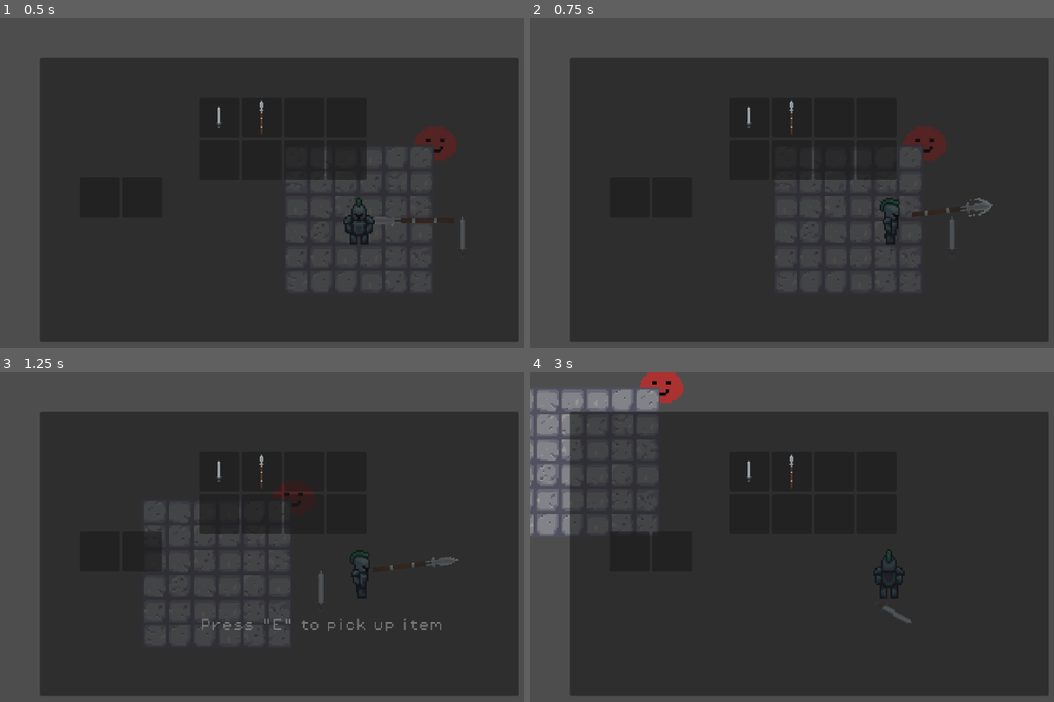
Above: before the commit, frames 1-4 (two rows, left to right).
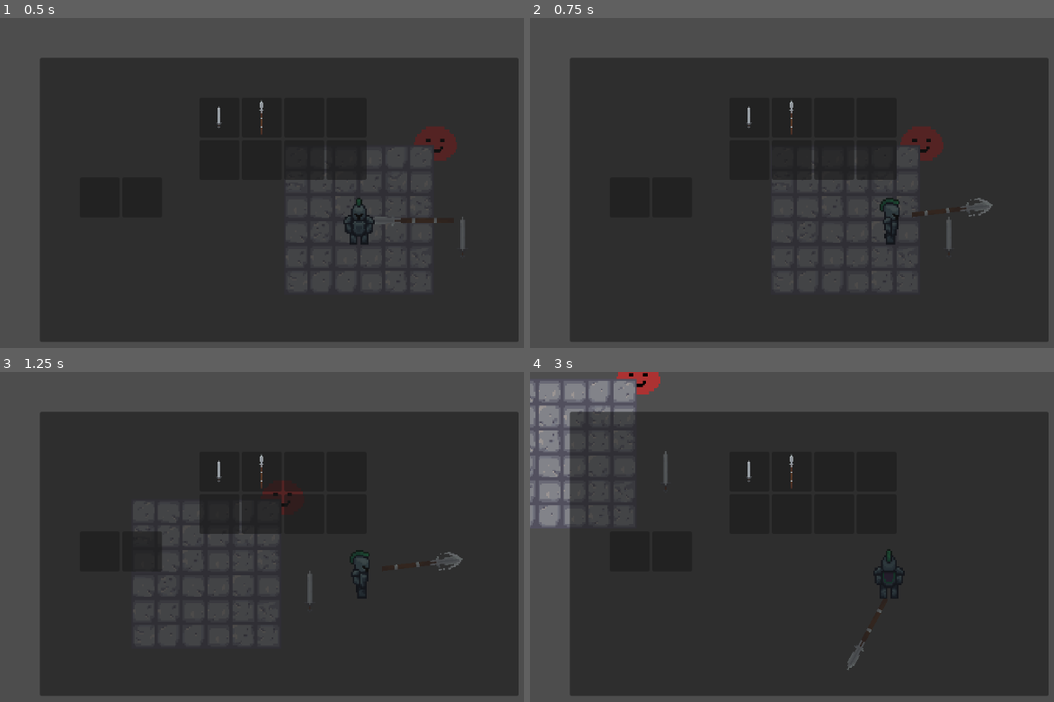
Above: after the commit, the same moments.

Repository: DyslexicWolf/HackNSlashing
Game: Godot game, scene res://Scenes/Game.tscn
The game is run twice, just before and just after one commit, with the same random seed, the same clock (stepped at 60 frames per second) and the same inputs.
Inputs (mouse positions are in pixels of both pictures, inside the frame that each line leads up to):
- Up to frame 1 (0.5 s): no input
- Up to frame 2 (0.75 s): tap Enter at 0.5 s; move the mouse to (1048, 199) at 0.52 s; press the mouse at (1048, 199) at 0.53 s; hold D (move_right) from 0.53 s (still down)
- Up to frame 3 (1.25 s): keep holding D (move_right); tap E (pickup) at 0.8 s
- Up to frame 4 (3 s): tap E (pickup) at 1.25, 1.35, 2.3, 2.85 s; move the mouse to (744, 593) at 1.27 s; release D (move_right) at 1.28 s; release the mouse at (744, 593) at 1.28 s; hold S (move_down) 1.28-2.03 s; click (744, 593) at 1.55 s; move the mouse to (959, 484) at 2.02 s; press the mouse at (959, 484) at 2.03 s; hold D (move_right) 2.03-2.78 s; move the mouse to (854, 655) at 2.77 s; release the mouse at (854, 655) at 2.78 s; hold W (move_up) from 2.78 s (still down)

Frame 1 is identical in both runs. In frame 2, 0.3% of the frame differs, in the area x 46-87%, y 32-81%; in frame 3, 0.9%; in frame 4, 3.9%, in the area x 0-73%, y 0-91%.

Commit message:
Added the stat system
Added the stat system, still at the early stages, no correct calculation are being done yet. Still needs to be discussed for balancing etc.

Diff:
--- a/hacknslashing/Resources/ResourceBlueprints/WeaponResource.gd
+++ b/hacknslashing/Resources/ResourceBlueprints/WeaponResource.gd
@@ -3,13 +3,15 @@
 
 @export var weapon_distance_x : int
 @export var weapon_distance_y : int
-@export var attack_cooldown : float
 @export var idle_animation : String
 @export var attack_animation : String
+@export var animation_texture : Texture2D
 @export var idle_animation_speed : float
 @export var attack_animation_speed : float
-@export var animation_texture : Texture2D
-@export var damage : int
+@export var base_attack_speed : float
+@export var base_damage : int
+@export var base_elemental_damage : int
+@export var base_crit_chance : float
 
 #call this like you would call a function where you have a weapon resource variable
 func example_method():
--- a/hacknslashing/Resources/SpearResource.tres
+++ b/hacknslashing/Resources/SpearResource.tres
@@ -8,13 +8,15 @@
 script = ExtResource("1_pmy5e")
 weapon_distance_x = 35
 weapon_distance_y = 40
-attack_cooldown = 0.4
 idle_animation = "Spear_idle_animation"
 attack_animation = "Spear_attack_animation"
+animation_texture = ExtResource("2_kg2yn")
 idle_animation_speed = 1.5
 attack_animation_speed = 2.5
-animation_texture = ExtResource("2_kg2yn")
-damage = 3
+base_attack_speed = 0.5
+base_damage = 2
+base_elemental_damage = 0
+base_crit_chance = 1.8
 type = 1
 name = "Spear"
 inventory_texture = ExtResource("2_iw58x")
--- a/hacknslashing/Resources/SwordResource.tres
+++ b/hacknslashing/Resources/SwordResource.tres
@@ -8,13 +8,15 @@
 script = ExtResource("1_grmnr")
 weapon_distance_x = 24
 weapon_distance_y = 30
-attack_cooldown = 0.5
 idle_animation = "Sword_idle_animation"
 attack_animation = "Sword_attack_animation"
+animation_texture = ExtResource("2_j61fh")
 idle_animation_speed = 1.5
 attack_animation_speed = 2.5
-animation_texture = ExtResource("2_j61fh")
-damage = 3
+base_attack_speed = 0.75
+base_damage = 3
+base_elemental_damage = 0
+base_crit_chance = 1.6
 type = 1
 name = "Sword"
 inventory_texture = ExtResource("2_rk5kr")
--- a/hacknslashing/Scenes/Player.tscn
+++ b/hacknslashing/Scenes/Player.tscn
@@ -1,9 +1,10 @@
-[gd_scene load_steps=50 format=3 uid="uid://bmjs8ru7k3ke"]
+[gd_scene load_steps=51 format=3 uid="uid://bmjs8ru7k3ke"]
 
 [ext_resource type="Script" uid="uid://cm3qcps0seot5" path="res://Scripts/Player/Player.gd" id="1_cvnsp"]
 [ext_resource type="Script" uid="uid://brwtjeitt22oy" path="res://Scripts/Player/HealthPlayer.gd" id="2_fkybt"]
 [ext_resource type="Texture2D" uid="uid://bqlcyt560macg" path="res://Assets/Sprites/PlayerCharacter_SpriteSheet.png" id="3_fkybt"]
 [ext_resource type="Script" uid="uid://dspjoevq5x4ee" path="res://Scripts/Player/HurtboxPlayer.gd" id="4_fkybt"]
+[ext_resource type="Script" uid="uid://b1dbhhn36a5bw" path="res://Scripts/Player/StatManager.gd" id="5_7dp3o"]
 [ext_resource type="Script" uid="uid://blderps2wltnx" path="res://Scripts/BaseClasses/Weapon.gd" id="5_fkybt"]
 [ext_resource type="Script" uid="uid://fkv3qen78uqk" path="res://Scripts/BaseClasses/Hitbox.gd" id="6_f1ek2"]
 [ext_resource type="Animation" uid="uid://drcuhqst63m7t" path="res://Assets/Animations/SwordIdleAnimation.res" id="7_tx1dd"]
@@ -356,9 +357,6 @@
 motion_mode = 1
 script = ExtResource("1_cvnsp")
 
-[node name="HealthPlayer" type="Node2D" parent="."]
-script = ExtResource("2_fkybt")
-
 [node name="AnimatedSprite2D" type="AnimatedSprite2D" parent="."]
 sprite_frames = SubResource("SpriteFrames_x3wgy")
 animation = &"run_side"
@@ -371,14 +369,6 @@
 [node name="CollisionShape2D" type="CollisionShape2D" parent="HurtBoxPlayer"]
 position = Vector2(0, 2)
 shape = SubResource("CapsuleShape2D_x3wgy")
-
-[node name="WeaponManager" type="Node2D" parent="."]
-script = ExtResource("5_fkybt")
-equipped_weapon_data = ExtResource("14_7dp3o")
-metadata/_custom_type_script = "uid://blderps2wltnx"
-
-[node name="PickupManager" type="Node2D" parent="."]
-script = ExtResource("12_ukyrk")
 
 [node name="WeaponHitBox" type="Area2D" parent="."]
 collision_mask = 2
@@ -407,12 +397,30 @@
 [node name="CollisionShape2D" type="CollisionShape2D" parent="PickupHitBox"]
 shape = SubResource("CapsuleShape2D_o3h8g")
 
-[node name="TempMovementbox" type="CollisionShape2D" parent="."]
-visible = false
-shape = SubResource("CapsuleShape2D_1e7my")
-
-[connection signal="health_changed" from="HealthPlayer" to="." method="_on_health_changed"]
-[connection signal="health_depleted" from="HealthPlayer" to="." method="_on_health_depleted"]
-[connection signal="picked_up_weapon" from="PickupManager" to="WeaponManager" method="_on_picked_up_weapon"]
+[node name="MovementBox" type="CollisionShape2D" parent="."]
+shape = SubResource("CapsuleShape2D_7dp3o")
+
+[node name="HealthManager" type="Node2D" parent="."]
+script = ExtResource("2_fkybt")
+
+[node name="StatManager" type="Node2D" parent="."]
+script = ExtResource("5_7dp3o")
+
+[node name="WeaponManager" type="Node2D" parent="."]
+script = ExtResource("5_fkybt")
+equipped_weapon_data = ExtResource("14_7dp3o")
+metadata/_custom_type_script = "uid://blderps2wltnx"
+
+[node name="PickupManager" type="Node2D" parent="."]
+script = ExtResource("12_ukyrk")
+
 [connection signal="area_entered" from="PickupHitBox" to="PickupManager" method="_on_pickup_hit_box_area_entered"]
 [connection signal="area_exited" from="PickupHitBox" to="PickupManager" method="_on_pickup_hit_box_area_exited"]
+[connection signal="health_changed" from="HealthManager" to="." method="_on_health_changed"]
+[connection signal="health_depleted" from="HealthManager" to="." method="_on_health_depleted"]
+[connection signal="attack_speed_changed" from="StatManager" to="WeaponManager" method="_on_attack_speed_changed"]
+[connection signal="crit_chance_changed" from="StatManager" to="WeaponManager" method="_on_crit_chance_changed"]
+[connection signal="intelligence_changed" from="StatManager" to="WeaponManager" method="_on_intelligence_changed"]
+[connection signal="movement_speed_changed" from="StatManager" to="." method="_on_movement_speed_changed"]
+[connection signal="strength_changed" from="StatManager" to="WeaponManager" method="_on_strength_changed"]
+[connection signal="picked_up_weapon" from="PickupManager" to="WeaponManager" method="_on_picked_up_weapon"]
--- a/hacknslashing/Scripts/BaseClasses/Health.gd
+++ b/hacknslashing/Scripts/BaseClasses/Health.gd
@@ -1,5 +1,5 @@
+extends Node2D
 class_name Health
-extends Node2D
 
 signal max_health_changed(diff: int)
 signal health_changed(diff: int)
@@ -21,9 +21,6 @@
 		if health > max_health:
 			health = max_health
 
-func get_max_health() -> int:
-	return max_health
-
 func set_health(value: int):
 	var clamped_value = clampi(value, 0, max_health)
 	if clamped_value != health:
@@ -35,5 +32,8 @@
 		if health == 0:
 			health_depleted.emit()
 
+func get_max_health() -> int:
+	return max_health
+
 func get_health() -> int:
 	return health
--- a/hacknslashing/Scripts/BaseClasses/PickupItem.gd
+++ b/hacknslashing/Scripts/BaseClasses/PickupItem.gd
@@ -13,7 +13,8 @@
 
 
 func _on_area_entered(area: Area2D) -> void:
-	pickup_text.visible = true
+	if area.name == "PickupHitBox":
+		pickup_text.visible = true
 
 
 func _on_area_exited(area: Area2D) -> void:
--- a/hacknslashing/Scripts/BaseClasses/Weapon.gd
+++ b/hacknslashing/Scripts/BaseClasses/Weapon.gd
@@ -11,6 +11,10 @@
 
 var is_attacking: bool = false : set = set_is_attacking, get = get_is_attacking
 var can_attack: bool = true : set = set_can_attack, get = get_can_attack
+var calculated_physical_damage: int
+var calculated_elemental_damage: int
+var calculated_crit_chance: int
+var calculated_attack_speed: int
 
 func set_is_attacking(value : bool):
 	is_attacking = value
@@ -37,14 +41,14 @@
 func _load_weapon(new_weapon_data : WeaponResource):
 	equipped_weapon_data = new_weapon_data
 	weapon_sprite.texture = equipped_weapon_data.animation_texture
-	attack_cooldown_timer.wait_time = equipped_weapon_data.attack_cooldown
+	attack_cooldown_timer.wait_time = equipped_weapon_data.base_attack_speed
 	weapon_animation_player.play(equipped_weapon_data.idle_animation, -1, equipped_weapon_data.idle_animation_speed, false)
 	if weapon_animation_player.animation_finished.is_connected(on_animation_finished) :
 		weapon_animation_player.animation_finished.disconnect(on_animation_finished)
 		weapon_animation_player.animation_finished.connect(on_animation_finished)
 	else :
 		weapon_animation_player.animation_finished.connect(on_animation_finished)
-	weapon_hitbox.damage = equipped_weapon_data.damage
+	weapon_hitbox.damage = calculated_physical_damage
 
 #call this in _physics_process function in child classes
 func _physics_process(delta : float):
@@ -53,6 +57,7 @@
 	if Input.is_action_pressed("attack", false) && can_attack:
 		is_attacking = true
 		can_attack = false
+		calculate_crit()
 		attack_cooldown_timer.start()
 		weapon_hitbox.monitoring = true
 		weapon_hitbox.monitorable = true
@@ -60,8 +65,8 @@
 	elif !is_attacking:
 		weapon_animation_player.play(equipped_weapon_data.idle_animation, -1, equipped_weapon_data.idle_animation_speed, false)
 
-func on_animation_finished(anim_name : String):
-	if anim_name == equipped_weapon_data.attack_animation:
+func on_animation_finished(animation_name : String):
+	if animation_name == equipped_weapon_data.attack_animation:
 		weapon_hitbox.monitoring = false
 		weapon_hitbox.monitorable = false
 		is_attacking = false
@@ -82,9 +87,29 @@
 	weapon_sprite.position = Vector2(cos(angle) * equipped_weapon_data.weapon_distance_x, sin(angle) * equipped_weapon_data.weapon_distance_y)
 	weapon_hitbox.position = Vector2(cos(angle) * equipped_weapon_data.weapon_distance_x, sin(angle) * equipped_weapon_data.weapon_distance_y)
 
+func calculate_crit() -> void:
+	pass
+
 func _on_weapon_equipped(weapon : WeaponResource) -> void:
-	_load_weapon(weapon) # Replace with function body.
-
+	_load_weapon(weapon)
 
 func _on_picked_up_weapon(weapon: WeaponResource) -> void:
 	_load_weapon(weapon)
+
+func _on_strength_changed(new_value: int) -> void:
+	#this is a temporary calculation, we shouldnt add the flat amount of strength to the damage (i think)
+	calculated_physical_damage = equipped_weapon_data.base_damage + new_value
+	if weapon_hitbox != null:
+		weapon_hitbox.damage = calculated_physical_damage
+
+func _on_intelligence_changed(new_value: int) -> void:
+	#this is a temporary calculation, we shouldnt add the flat amount of intelligence to the damage (i think)
+	calculated_elemental_damage = equipped_weapon_data.base_elemental_damage + new_value
+
+func _on_crit_chance_changed(new_value: int) -> void:
+	#this is a temporary calculation
+	calculated_crit_chance = equipped_weapon_data.base_crit_chance + new_value
+
+func _on_attack_speed_changed(new_value: int) -> void:
+	#this is a temporary calculation
+	calculated_attack_speed = equipped_weapon_data.base_attack_speed + new_value
--- a/hacknslashing/Scripts/Player/Player.gd
+++ b/hacknslashing/Scripts/Player/Player.gd
@@ -1,6 +1,6 @@
 extends CharacterBody2D
 
-const SPEED = 130.0
+var speed = 130.0
 var direction
 var isAttacking: bool = false
 @onready var player_animated_sprite: AnimatedSprite2D = $AnimatedSprite2D
@@ -16,7 +16,7 @@
 
 func get_input():
 	direction = Input.get_vector("move_left", "move_right", "move_up", "move_down")
-	velocity = direction * SPEED
+	velocity = direction * speed
 
 func change_animation():
 	#y-axis is flipped in godot!!!
@@ -39,3 +39,7 @@
 func _on_health_depleted() -> void:
 	print("player died")
 	queue_free()
+
+func _on_movement_speed_changed(new_value: int) -> void:
+	#temporary calculation
+	speed += new_value
--- /dev/null
+++ b/hacknslashing/Scripts/Player/StatManager.gd
@@ -0,0 +1,103 @@
+extends Node
+class_name StatManager
+
+
+#player health is based on this value
+var constitution: int  : set = set_constitution, get = get_constitution
+#elemental damage for special weapon effects is based on this
+var intelligence: int : set = set_intelligence, get = get_intelligence
+#weapon attack speed is based on this
+var dexterity: int  : set = set_dexterity, get = get_dexterity
+#physical damage (of normal weapon attacks) is based on this
+var strength: int : set = set_strength, get = get_strength
+#luck for items is based on this
+var luck: int : set = set_luck, get = get_luck
+
+var movement_speed: int : set = set_movement_speed, get = get_movement_speed
+var attack_speed: int : set = set_attack_speed, get = get_attack_speed
+var crit_chance: int : set = set_crit_chance, get = get_attack_speed
+
+signal constitution_changed(new_value : int)
+signal intelligence_changed(new_value : int)
+signal dexterity_changed(new_value : int)
+signal strength_changed(new_value : int)
+signal luck_changed(new_value : int)
+signal movement_speed_changed(new_value : int)
+signal attack_speed_changed(new_value : int)
+signal crit_chance_changed(new_value : int)
+
+#set functions for all the stats
+func set_constitution(value : int):
+	constitution += value
+	constitution_changed.emit(constitution)
+
+func set_intelligence(value : int):
+	intelligence += value
+	intelligence_changed.emit(intelligence)
+
+func set_dexterity(value : int):
+	dexterity += value
+	dexterity_changed.emit(dexterity)
+
+func set_strength(value : int):
+	strength += value
+	strength_changed.emit(strength)
+
+func set_luck(value : int):
+	luck += value
+	luck_changed.emit(luck)
+
+func set_movement_speed(value : int):
+	movement_speed += value
+	movement_speed_changed.emit(movement_speed)
+
+func set_attack_speed(value : int):
+	attack_speed += value
+	attack_speed_changed.emit(attack_speed)
+
+func set_crit_chance(value : int):
+	crit_chance += value
+	crit_chance_changed.emit(crit_chance)
+
+
+#get functions for all the stats
+func get_constitution() -> int:
+	return constitution
+
+func get_intelligence() -> int:
+	return intelligence
+
+func get_dexterity() -> int:
+	return dexterity
+
+func get_strength() -> int:
+	return strength
+
+func get_luck() -> int:
+	return luck
+
+func get_movement_speed() -> int:
+	return dexterity
+
+func get_attack_speed() -> int:
+	return strength
+
+func get_crit_chance() -> int:
+	return luck
+
+
+func _ready() -> void:
+	#Set base values for all the stats, trigger signals to set initial data for other scripts depending on these stats
+	constitution = 10
+	intelligence = 10
+	dexterity = 10
+	strength = 10
+	luck = 10
+	movement_speed = 130
+	attack_speed = 1
+	crit_chance = 5
+
+
+# Called every frame. 'delta' is the elapsed time since the previous frame.
+func _process(delta: float) -> void:
+	pass
Not shown: 1 places in hacknslashing/Scenes/Player.tscn that only renumber resources
Not shown, added: hacknslashing/Scripts/Player/StatManager.gd.uid
